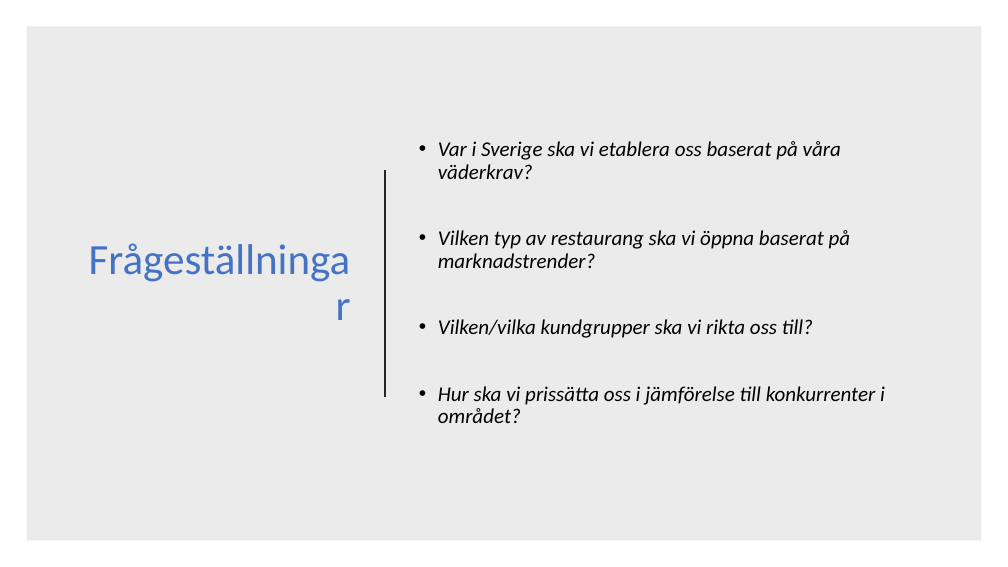
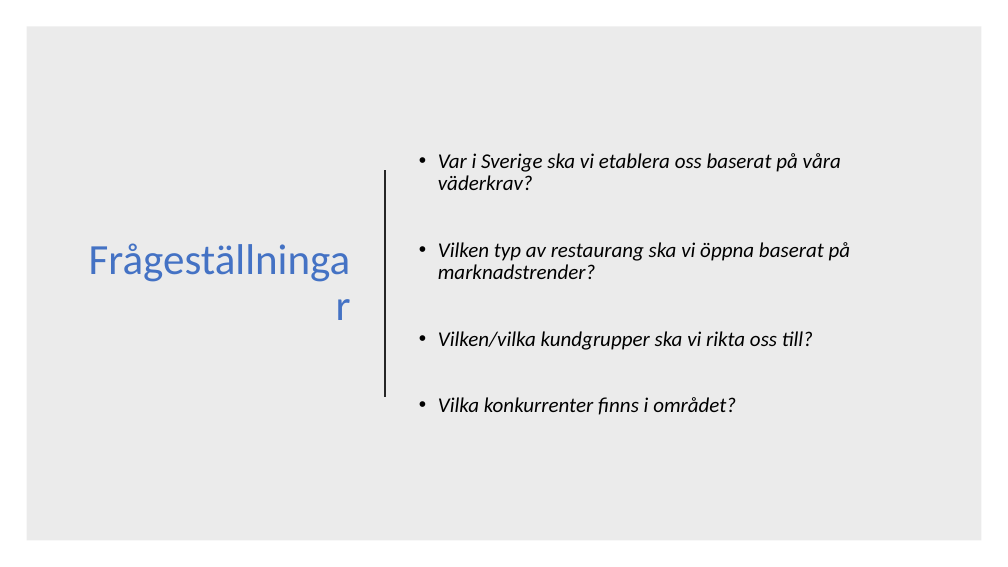
Before and after one commit to sobo1801/UnicornCo, a slide deck: slide 3 of Unicorn Co.pptx. Drawn at 1008x567 pixels with LibreOffice and Linux fonts; fonts in the diff are those of the drawing. Boxes give left, top, right and bottom in pixels: in the first picture for what was removed or moved away, otherwise in the second. Text is boxed around its words. In the diff, an @@ line names an element or a change of style, - is before the commit and + after.

Commit message:
uppdaterad ppp

```diff
--- a/Unicorn Co.pptx
+++ b/Unicorn Co.pptx
@@ text at (x1=438, y1=397, x2=736, y2=415): text changed @@
-• Hur ska vi prissätta oss i jämförelse till konkurrenter i området?
+• Vilka konkurrenter finns i området?
```
